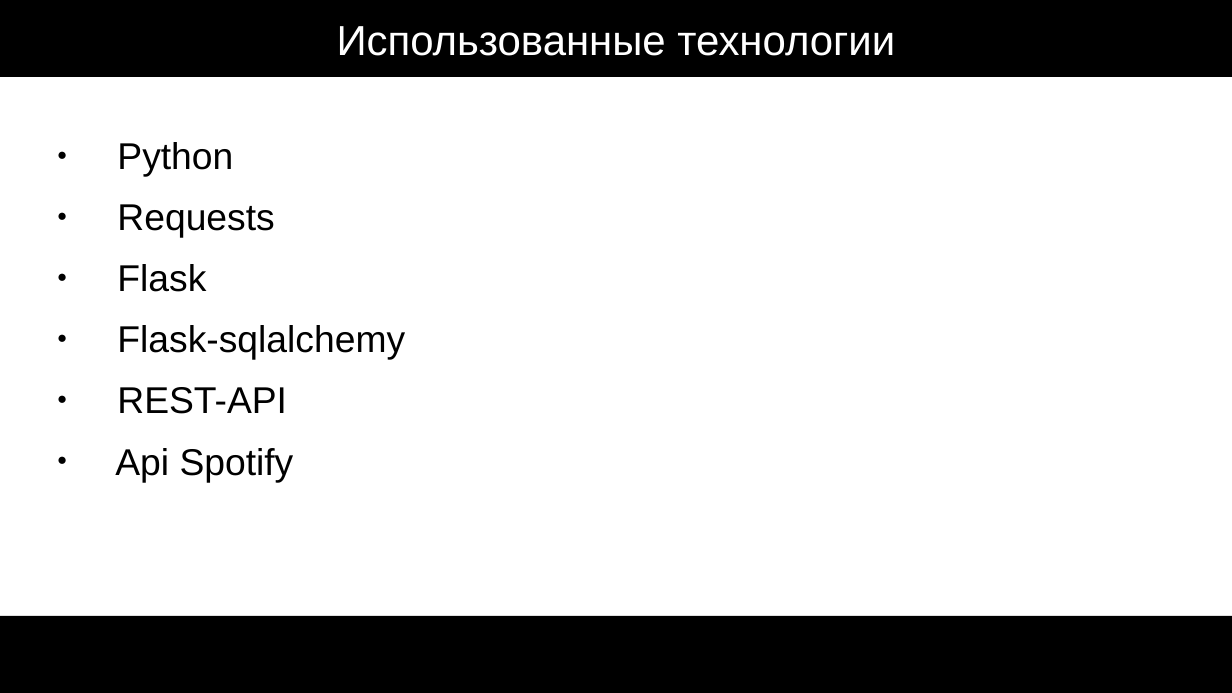
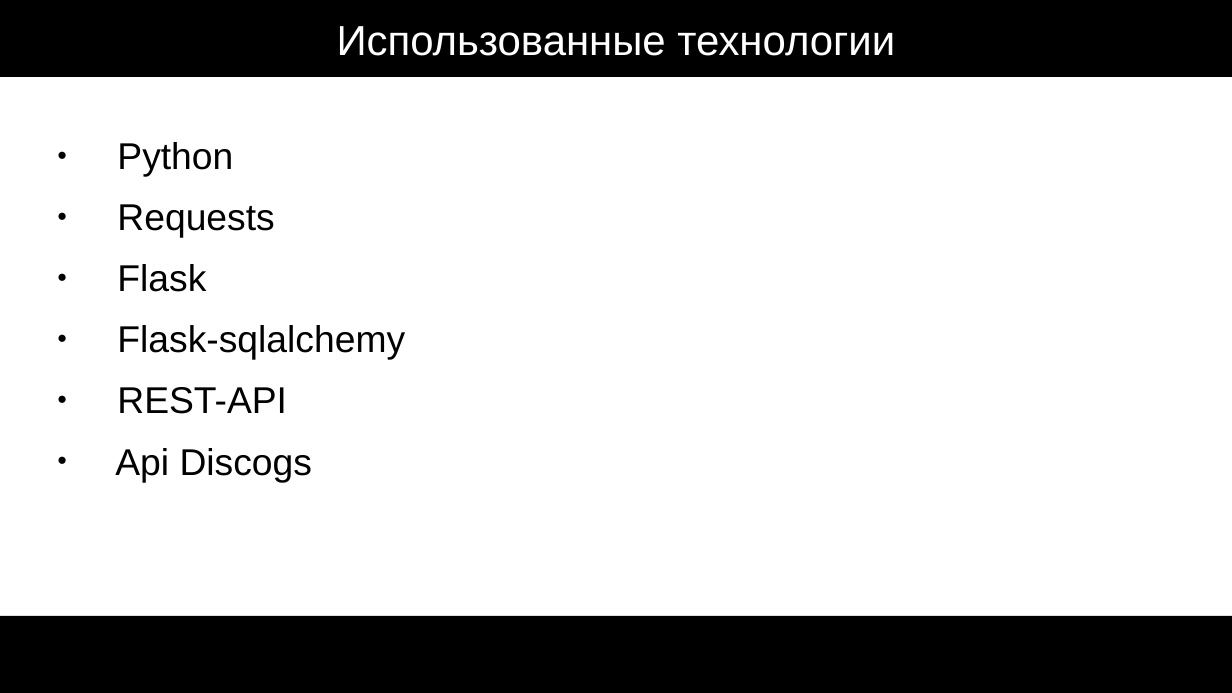
Before and after one commit to Bulbanator123/music_notifier_website, a slide deck: slide 3 of Презентация.odp. Drawn at 1232x693 pixels with LibreOffice and Linux fonts; fonts in the diff are those of the drawing; background and template pictures are left out. Boxes give left, top, right and bottom in pixels: in the first picture for what was removed or moved away, otherwise in the second. Text is boxed around its words. In the diff, an @@ line names an element or a change of style, - is before the commit and + after.

Commit message:
Презентация
Редактированная

```diff
--- a/Презентация.odp
+++ b/Презентация.odp
@@ text at [115, 448, 313, 482]: text changed @@
-● Api Spotify
+● Api Discogs
```
